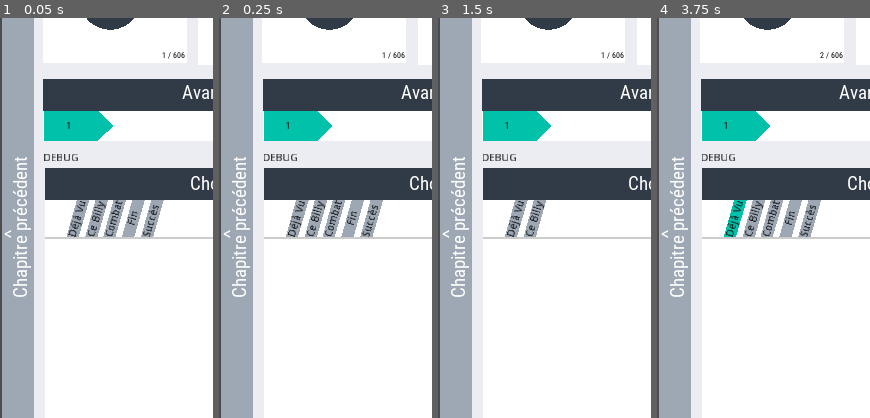
Above: before the commit, frames 1-4 (left to right).
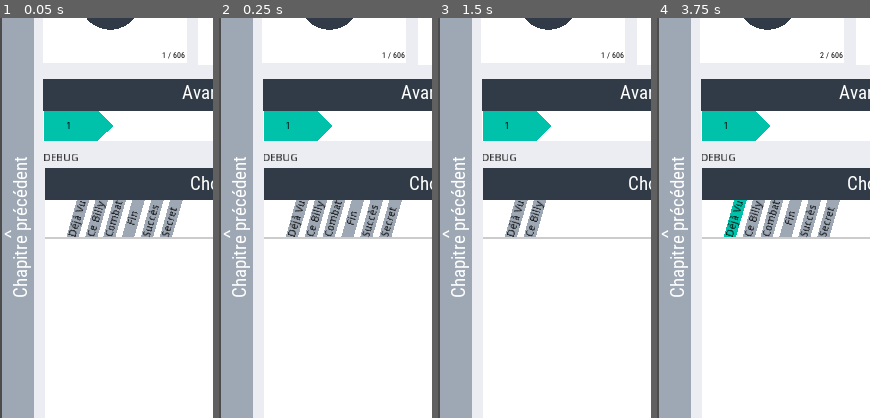
Above: after the commit, the same moments.

Repository: naparuba/fdcn
Game: Godot game, scene res://main.tscn
Two runs of this game, one before a commit and one after it. Both use one fixed random seed, a clock stepped at 60 frames per second and the inputs below.
Inputs (mouse positions are % of the whole screen's width and height, from its top left):
- Up to frame 1 (0.05 s): no input
- Up to frame 2 (0.25 s): no input
- Up to frame 3 (1.5 s): click (4, 50) at 0.52 s; click (81, 3) at 1.25 s
- Up to frame 4 (3.75 s): click (83, 42) at 2 s; click (4, 50) at 2.77 s; click (81, 3) at 3.5 s
The pictures show only the part of the screen within x 0-50%, y 17-67%; the shares and areas given below are measured in that part.

The runs differ from the first frame. In frame 1, 0.5% of the frame differs, in the area x 75-86%, y 45-55%; in frame 2, 0.5%; in frame 3, nothing differs; in frame 4, 0.5%.

Commit message:
Add: * on affiche/cache les secrets quand il faut (spoil, déjà vu) * on trie la liste de tous les chapitres suivant leur entier, pas une string

Diff:
--- a/ChapterChoice.gd
+++ b/ChapterChoice.gd
@@ -23,6 +23,7 @@
 	$CombatPolygon.visible = self.spoil_enabled
 	$EndPolygon.visible = self.spoil_enabled
 	$SuccessPolygon.visible = self.spoil_enabled
+	$SecretPolygon.visible = self.spoil_enabled
 
 
 func get_chapter_id():
@@ -64,6 +65,10 @@
 func set_not_success():
 	$SuccessPolygon.color = Color('9ea8b4')
 
+func set_secret():
+	$SecretPolygon.color = Color('00c2aa')
+
+
 func _on_Button_pressed():
 	print('CLICK: on chapter: %s' % self.chap_number)
 	self.main.go_to_node(self.chap_number)
--- a/ChapterChoice.tscn
+++ b/ChapterChoice.tscn
@@ -148,4 +148,21 @@
 "_edit_use_anchors_": false
 }
 
+[node name="SecretPolygon" type="Polygon2D" parent="."]
+position = Vector2( 122.3, -0.0815163 )
+color = Color( 0.619608, 0.658824, 0.705882, 1 )
+polygon = PoolVector2Array( 28.1169, 47.9916, 41.6251, -0.0815163, 58.0468, -0.0815163, 44.2124, 48.0062 )
+
+[node name="Label" type="Label" parent="SecretPolygon"]
+margin_left = 29.217
+margin_top = 45.6984
+margin_right = 78.217
+margin_bottom = 59.6984
+rect_rotation = -73.2716
+custom_colors/font_color = Color( 0, 0, 0, 1 )
+text = "Secret"
+__meta__ = {
+"_edit_use_anchors_": false
+}
+
 [connection signal="pressed" from="click/Button" to="." method="_on_Button_pressed"]
--- a/main.gd
+++ b/main.gd
@@ -240,11 +240,20 @@
 			print('Jump to :%s' % choice.rect_position.y)
 			scroll_bar.scroll_vertical = choice.rect_position.y
 
+# We need to compare integer, not strings
+static func _sort_all_chapters(nb1, nb2):
+		if int(nb1) < int(nb2):
+			return true
+		return false
 
 func insert_all_chapters():
 	var all_choices = $Chapitres/AllChapters/VScrollBar/Choices
 	delete_children(all_choices)
-	for chapter_id in self.all_nodes:
+
+	var chapter_ids = self.all_nodes.keys()
+	chapter_ids.sort_custom(self, '_sort_all_chapters')
+
+	for chapter_id in chapter_ids:
 		print('Creating chapter: %s' % chapter_id)
 
 		var chapter_data = self._get_node(chapter_id)
@@ -271,8 +280,11 @@
 	for choice in all_choices.get_children():
 		var chapter_id = choice.get_chapter_id()
 		var chapter_data = self._get_node(chapter_id)
-		# Update if spoils need to be shown (or not)
-		choice.set_spoil_enabled(self.parameters['spoils'])
+		# Update if spoils need to be shown (or not), can depend if we already seen this node
+		if self.is_node_id_freely_showable(chapter_id):
+			choice.set_spoil_enabled(true)
+		else:  # only follow the parameter
+			choice.set_spoil_enabled(self.parameters['spoils'])
 		# Session seen
 		if chapter_id in self.session_visited_nodes:
 			choice.set_session_seen()
@@ -293,6 +305,8 @@
 			choice.set_success()
 		else:
 			choice.set_not_success()
+		if chapter_data['computed']['secret']:
+			choice.set_secret()
 
 
 func refresh():
@@ -374,7 +388,7 @@
 	for son_id in sons_ids:
 		print('My son: %s' % son_id)
 
-		# If the son is a secret, mayve we can show it, maybe not
+		# If the son is now ok to be shown, skip it
 		if !self.is_node_id_freely_showable(son_id):
 			continue
 
@@ -395,6 +409,8 @@
 			choice.set_ending()
 		if son['computed']['success']:
 			choice.set_success()
+		if son['computed']['secret']:
+			choice.set_secret()
 		choices.add_child(choice)
 
 
--- a/main.tscn
+++ b/main.tscn
@@ -1128,7 +1128,6 @@
 position = Vector2( 882.154, 676.293 )
 scale = Vector2( 0.79397, 0.79397 )
 frames = SubResource( 5 )
-frame = 1
 playing = true
 
 [node name="soon2" type="Sprite" parent="."]
@@ -1140,7 +1139,6 @@
 position = Vector2( 1465.15, 675.729 )
 scale = Vector2( 0.79397, 0.79397 )
 frames = SubResource( 5 )
-frame = 1
 playing = true
 
 [node name="soon3" type="Sprite" parent="."]
@@ -1152,7 +1150,6 @@
 position = Vector2( 2073.67, 672.298 )
 scale = Vector2( 0.79397, 0.79397 )
 frames = SubResource( 5 )
-frame = 1
 playing = true
 
 [connection signal="gui_input" from="Background" to="." method="_on_main_background_gui_input"]
